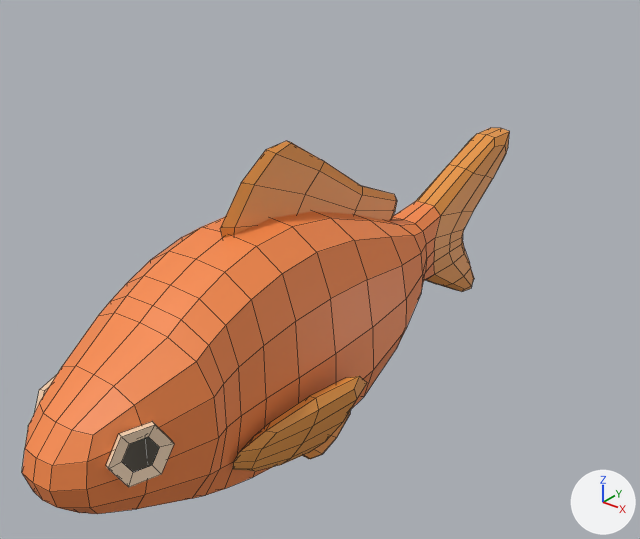
Two versions of the FBX model Assets/Art/FBX/Goldfish.fbx, one commit apart.
Rendered twice from a 50 mm lens placed at (0.238, -0.131, 0.206), pointed at (-0.031, 0.206, -0.003). Arrows for +X, +Y and +Z are at lower right; the lights stay in place. The first picture is the older version. Mesh edges are drawn as thin lines.

In view in the first picture: 'Goldfish'.
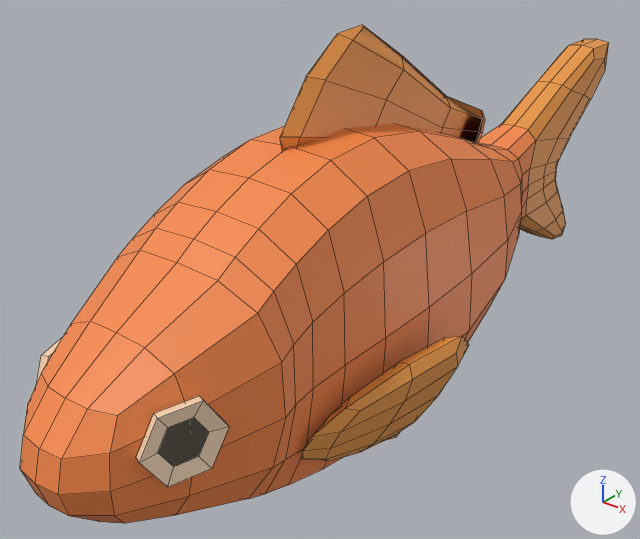
Commit message: Goldfish fix

Pixel boxes [x1, y1, x2, y2] of what changed, in the pictures (640 x 539 px; the box of a moved part takes in the faces that stretch with it):
'Goldfish', reshaped (21% wider, 29% taller)
    before: [22, 128, 510, 514]
    after: [20, 25, 609, 523]
part 1 of me_cube_001, moved or reshaped
    before: [22, 128, 510, 514]
    after: [20, 39, 609, 523]
part 2 of me_cube_001, moved or reshaped
    before: [106, 421, 174, 487]
    after: [136, 396, 229, 487]
part 3 of me_cube_001, moved or reshaped
    before: [233, 376, 367, 471]
    after: [301, 336, 469, 461]
part 4 of me_cube_001, moved or reshaped
    before: [35, 375, 56, 411]
    after: [36, 337, 63, 384]
part 5 of me_cube_001, added (brown)
    after: [280, 25, 485, 151]
part 6 of me_cube_001, deleted (brown)
    before: [220, 141, 397, 238]
part 7 of me_cube_001, deleted
    before: [303, 412, 350, 459]

The change in detail:
me_cube_001 is used by ob_goldfish; location (0.0, 0.0, 0.0).
me_cube_001 had 564 vertices, 544 faces and spanned x -0.05..0.05, y 0.002..0.341, z -0.089..0.091.
me_cube_001 now has 535 vertices, 518 faces and spans x -0.071..0.071, y 0.003..0.473, z -0.117..0.131.
me_cube_001 part 1: the loose piece of 306 vertices spanning x -0.036..0.036, y 0.002..0.341, z -0.054..0.061 is multiplied about the mesh origin by the matrix ((1.422, 0.0, 0.0), (0.0, 1.392, -0.038), (0.0, 0.038, 1.391)).
me_cube_001 part 2: the loose piece of 18 vertices spanning x 0.02..0.03, y 0.019..0.044, z -0.006..0.017 is scaled about its middle by (1.41, 1.39, 1.39), then moved by (0.01, 0.012, 0.003).
me_cube_001 part 3: the loose piece of 42 vertices spanning x 0.027..0.05, y 0.073..0.141, z -0.038..-0.002 is multiplied about the mesh origin by the matrix ((1.39, 0.006, 0.004), (-0.006, 1.389, -0.037), (-0.004, 0.037, 1.389)).
me_cube_001 part 4: the loose piece of 18 vertices spanning x -0.03..-0.02, y 0.019..0.044, z -0.006..0.017 is scaled about its middle by (1.41, 1.39, 1.39), then moved by (-0.01, 0.012, 0.003).
me_cube_001 part 5: a new loose piece of 43 vertices spanning x -0.006..0.006, y 0.14..0.32, z 0.04..0.131, in mat_material_012 (picture img_texture_lake_goldfish_png).
me_cube_001 part 6: the loose piece of 54 vertices spanning x -0.003..0.003, y 0.102..0.231, z 0.023..0.091 is deleted.
me_cube_001 part 7: the loose piece of 42 vertices spanning x -0.004..0.004, y 0.134..0.194, z -0.089..-0.044 is deleted.
Other edits to the shape of me_cube_001 do not show in these pictures.
